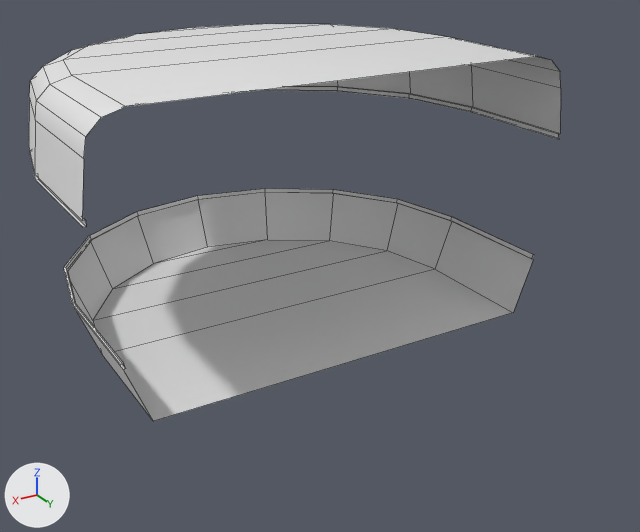
One commit to the FBX model Assets/3D Assets/Modular/Modular_Extremity_Open.fbx: the scene before it, then after it.
Camera for both pictures: a 50 mm camera at (6.83, 6.93, 4.65) aimed at (1.89, -1.29, 0.54). Every picture has the same lights, and +X, +Y and +Z are marked at lower left. Mesh edges are drawn as thin lines. Materials are left out; every surface is plain grey.

Objects in the first picture: 'Modular_Extremity_Open'.
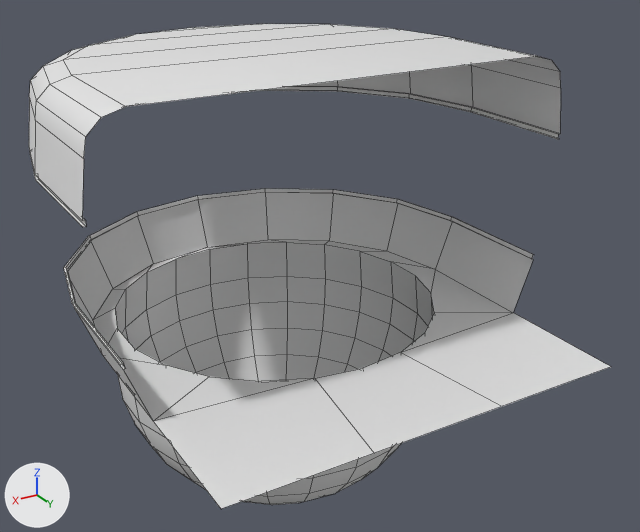
The newer file is also turned or shifted as a whole; pictures and numbers use the older file's frame.

Location of each change, (x1, y1, x2, y2) in pixels of the pictures (640 x 532 px):
'Modular_Extremity_Open', reshaped (9% wider, 22% taller): before (29, 24, 561, 421); after (29, 24, 611, 509)
part 1 of me_plane_030, built on: before (93, 240, 513, 421); after (93, 240, 611, 509)

What changed in the scene script:
```text
Change me_plane_030:
    used by ob_modular_extremity_open; location = (0.0, 0.0, 0.0)
    remove me_plane_030.from_pydata(...)  # 143 vertices, 120 faces; spans x -0.46..4.96, y -4.21..0.0, z 0.0..3.0
    add me_plane_030.from_pydata(...)  # 346 vertices, 331 faces; spans x -0.46..4.96, y -4.21..1.5, z -2.53..3.0
    me_plane_030 part 1
    5 faces are deleted
    203 vertices are added at x 0.0..4.5, y -3.72..1.5, z -2.53..0.0
    216 new faces join them
```
